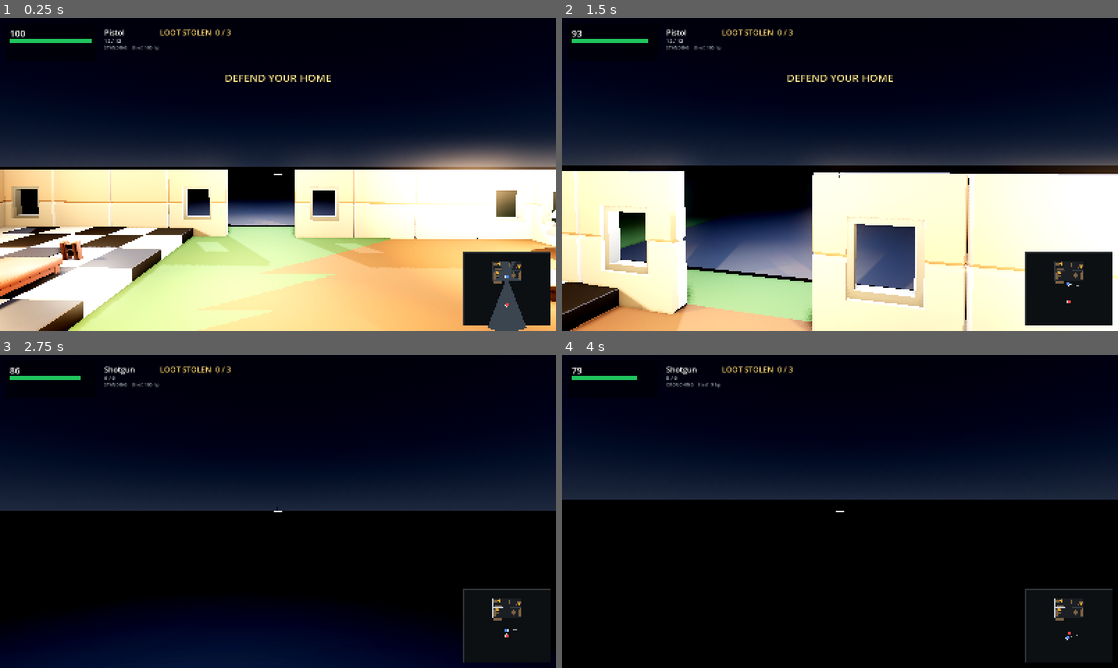
Above: before the commit, frames 1-4 (two rows, left to right).
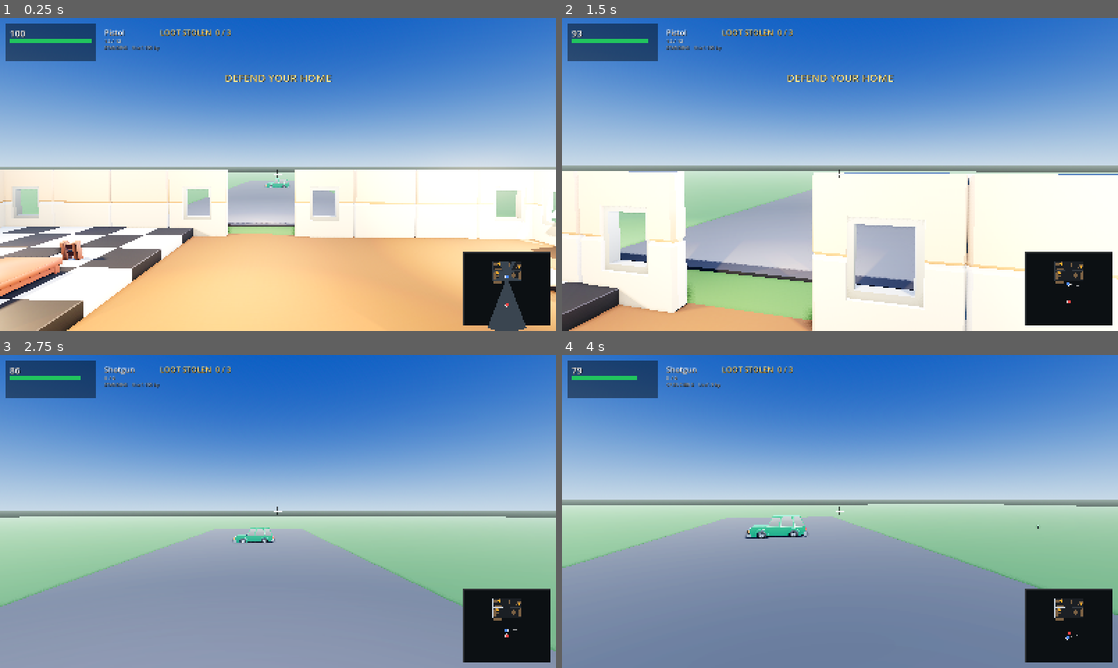
Above: after the commit, the same moments.

Repository: richardbrandel/home-invasion-godot
Game: Godot game, scene res://scenes/main.tscn
Two runs of this game, one before a commit and one after it. Both use one fixed random seed, a clock stepped at 60 frames per second and the inputs below.
Inputs (mouse positions are in pixels of both pictures, inside the frame that each line leads up to):
- Up to frame 1 (0.25 s): no input
- Up to frame 2 (1.5 s): tap Enter at 0.5, 0.6 s; move the mouse to (867, 174) at 0.52 s; hold W from 0.53 s (still down); click (867, 174) at 0.67 s; move the mouse to (812, 174) at 1.27 s; tap 1 at 1.35 s
- Up to frame 3 (2.75 s): keep holding W; move the mouse to (289, 505) at 2.02 s; tap 2 at 2.1 s
- Up to frame 4 (4 s): keep holding W; move the mouse to (834, 517) at 2.77 s; tap R at 2.85 s; click (834, 517) at 2.92 s; move the mouse to (878, 514) at 3.52 s; hold C from 3.53 s (still down)

The runs differ from the first frame. In frame 1, 75% of the frame differs, in the area x 0-100%, y 0-100%; in frame 2, 72%; in frame 3, 96%; in frame 4, 96%.

Commit message:
Arm the intruder properly, and make it daytime
Two reports from play.

1. He was shooting with no handgun. He now carries a pistol, drawn only while his
   hands are free - and the sim now agrees with the model: he cannot fire at all
   while carrying the loot, because one hand is on it. Prop and rule match, so a
   holstered gun never shoots and a drawn one always could. THIEF_FIRE_CARRYING goes
   with the rule.

2. Daytime, so the van and the intruder's approach are actually visible. Dusk looked
   better and the old values are recorded in a comment so the mood can be restored.
   It needed three things beyond a palette change:

   - A ceiling. Godot does not occlude light, so the daylight key reached straight
     into every room and the interior became a roofless diorama with the warm
     practicals washed out.
   - The sun flipped from Y=36 to Y=216. It travels along its own -Z, so at 36 it lit
     the intruder from behind and he came up the drive as a black silhouette with no
     visible pistol.
   - The van was a shoebox - measured 0.94 m long. The city vehicles are authored at
     roughly 1x, not the 2x of the other KayKit sets, so House.SCALE halved them a
     second time. It carries its own multiplier now.

Also fixes a z-fighting bug that daylight exposed: the interior wood floor's top face
sat at exactly y = 0, the same plane as the exterior lawn, so every interior floor was
a jagged green/brown mess. Raised to +0.02.

39 tests pass; the seven-behaviour heist probe still completes 7/7 with zero re-routes.

Diff:
--- a/scripts/game.gd
+++ b/scripts/game.gd
@@ -122,18 +122,24 @@
 	env.background_mode = Environment.BG_SKY
 	var sky := Sky.new()
 	var sm := ProceduralSkyMaterial.new()
-	# Deep dusk, not a void: the first pass crushed these to near-black and the
-	# whole upper frame read as a hole rather than a sky.
-	sm.sky_top_color = Color(0.100, 0.130, 0.200)
-	sm.sky_horizon_color = Color(0.235, 0.260, 0.310)
-	sm.ground_bottom_color = Color(0.055, 0.060, 0.070)
-	sm.ground_horizon_color = Color(0.130, 0.140, 0.155)
+	# Daytime, deliberately. Dusk looked better, but you could not see the van or watch
+	# the intruder cross the driveway, and those are the two things the round is about.
+	# The dusk values are kept here so the mood can be restored: top (0.100,0.130,0.200),
+	# horizon (0.235,0.260,0.310), ground bottom (0.055,0.060,0.070), ground horizon
+	# (0.130,0.140,0.155), sun energy 0.28 in (0.58,0.70,0.95), ambient 0.22.
+	sm.sky_top_color = Color(0.150, 0.330, 0.650)
+	sm.sky_horizon_color = Color(0.640, 0.760, 0.880)
+	sm.ground_bottom_color = Color(0.180, 0.190, 0.180)
+	sm.ground_horizon_color = Color(0.480, 0.540, 0.520)
 	sm.sun_angle_max = 8.0
 	sky.sky_material = sm
 	env.sky = sky
 
 	env.ambient_light_source = Environment.AMBIENT_SOURCE_SKY
-	env.ambient_light_energy = 0.22        # was 0.55 — the flat fill is the enemy
+	# Daylight sky as ambient. Godot does not occlude skylight, so this lights the
+	# interior too — which is exactly why the house now needs a ceiling to keep the
+	# direct sun out (see House.build_all).
+	env.ambient_light_energy = 0.55
 
 	env.tonemap_mode = Environment.TONE_MAPPER_ACES
 	env.tonemap_white = 3.0
@@ -144,15 +150,18 @@
 	env.ssao_power = 1.6
 
 	env.glow_enabled = true
-	env.glow_intensity = 0.85
-	env.glow_bloom = 0.12
-	env.glow_hdr_threshold = 0.85
+	env.glow_intensity = 0.45
+	env.glow_bloom = 0.10
+	# daylight pushes most of the frame past the old 0.85 threshold, which bloomed the
+	# whole image; raise it so only genuinely bright things glow
+	env.glow_hdr_threshold = 1.60
 	env.glow_blend_mode = Environment.GLOW_BLEND_MODE_SCREEN
 
 	env.fog_enabled = true
 	env.fog_mode = Environment.FOG_MODE_EXPONENTIAL
-	env.fog_light_color = Color(0.045, 0.055, 0.080)
-	env.fog_density = 0.022
+	# a touch of distance haze, nothing like the night fog this replaces
+	env.fog_light_color = Color(0.600, 0.680, 0.780)
+	env.fog_density = 0.0035
 	# fog_sky_affect=1.0 tints the SKY with the fog colour, which crushed the whole
 	# upper frame to black. Let the sky show through; the fog still works on geometry.
 	env.fog_sky_affect = 0.0
@@ -160,18 +169,23 @@
 
 	env.adjustment_enabled = true
 	env.adjustment_brightness = 1.0
-	env.adjustment_contrast = 1.30
-	env.adjustment_saturation = 0.82
+	env.adjustment_contrast = 1.06
+	env.adjustment_saturation = 1.0
 
 	we.environment = env
 	add_child(we)
 
-	# --- one weak, cool key from outside. Not the main source; it exists to
-	#     separate the house from the night and to cast the exterior shadows.
+	# --- the sun, now the key light. It used to be a weak cool rim whose only job was
+	#     to separate the house from the night; outside is meant to be readable now, so
+	#     this carries the daylight and casts the exterior shadows.
 	sun = DirectionalLight3D.new()
-	sun.rotation_degrees = Vector3(-38, 36, 0)
-	sun.light_color = Color(0.58, 0.70, 0.95)
-	sun.light_energy = 0.28
+	# Y = 216, not 36: the light travels along its own -Z, so at 36 it came from the
+	# south and left the intruder's front — the side you look at as he walks up the
+	# drive — in shadow, a black silhouette with no visible pistol. Flipped, he is lit
+	# as he approaches, which is the whole point of the daylight change.
+	sun.rotation_degrees = Vector3(-52, 216, 0)
+	sun.light_color = Color(1.0, 0.96, 0.88)
+	sun.light_energy = 1.25
 	sun.shadow_enabled = true
 	sun.directional_shadow_max_distance = 70.0
 	sun.shadow_bias = 0.03
@@ -256,6 +270,9 @@
 		add_child(thief_actor.root)
 		House.ground_node(thief_actor.root)
 		thief_actor.ground_offset = thief_actor.root.position.y
+		# he carries a pistol as well; _update_actors holsters it while he is loaded up
+		thief_actor.attach_weapon()
+		thief_actor.set_weapon("pistol")
 
 	# a separate body so bullet rays can tell the thief from the scenery
 	thief_hitbox = StaticBody3D.new()
@@ -614,6 +631,15 @@
 	thief_actor.root.visible = true
 	thief_hitbox.position = Vector3(tp.x, 0, tp.y)
 
+	var sees: bool = thief["alive"] and playing \
+		and Sim.can_see(tp, player["pos"], Sim.THIEF_SIGHT)
+
+	# His pistol is out only while his hands are free — which is precisely when the
+	# sim lets him fire. Prop and rule agree, so a holstered gun never shoots and a
+	# drawn one always could.
+	thief_actor.set_weapon("pistol" if (thief["alive"] and thief["carry"] == "") else "none")
+	thief_actor.update_weapon(_thief_aim(tp, sees))
+
 	if not thief["alive"]:
 		if thief_actor.has_clip(Actor.DEATH):
 			thief_actor.play(Actor.DEATH, 1.0)
@@ -621,7 +647,6 @@
 	else:
 		thief_hitbox.collision_layer = LAYER_THIEF
 		var moving: bool = playing and (thief["route"] as Array).size() > 0
-		var sees: bool = playing and Sim.can_see(tp, player["pos"], Sim.THIEF_SIGHT)
 		if thief["carry"] != "" or moving:
 			# He only ever moves at THIEF_SPEED, so the run clip — authored at
 			# 5.6 m/s — played as a slow-motion sprint on the spot. The walk clip
@@ -665,6 +690,18 @@
 
 
 # ------------------------------------------------------------------ combat
+## Where the intruder points his pistol: at the homeowner when he can actually see
+## him, and straight ahead otherwise. Tracking you through a wall would look wrong,
+## and the sim already runs the same sight test for his trigger finger.
+func _thief_aim(tp: Vector2, sees: bool) -> Vector3:
+	var from := Vector3(tp.x, 1.30, tp.y)
+	# Sim measures yaw from +X toward +Z, so his facing is (cos, sin) in XZ
+	var to := from + Vector3(cos(thief["yaw"]), 0.0, sin(thief["yaw"]))
+	if sees and player["alive"]:
+		to = Vector3(player["pos"].x, Sim.EYE_HEIGHT, player["pos"].y)
+	return (to - from).normalized()
+
+
 func _aim_dir() -> Vector3:
 	return -cam.global_transform.basis.z
 
--- a/scripts/house.gd
+++ b/scripts/house.gd
@@ -13,6 +13,9 @@
 ## the moment an asset is swapped.
 
 const SCALE := 0.5
+## The city vehicles are authored at roughly 1x, not the 2x of the other KayKit sets,
+## so they need their own multiplier on top of SCALE or they come out toy-sized.
+const VAN_SCALE := 2.5
 const A := "res://assets/kaykit/"
 
 # KayKit's modular wall panel is 4.00 x 4.00 x 0.50 m at source scale.
@@ -89,7 +92,10 @@
 	var fbox := BoxMesh.new()
 	fbox.size = Vector3(house.size.x, 0.1, house.size.y)
 	f.mesh = fbox
-	f.position = Vector3(house.position.x + house.size.x * 0.5, -0.05,
+	# top face at +0.02 rather than 0.0: the exterior lawn is a plane at y = 0 over the
+	# same footprint, and once the scene went daylight the two z-fought into a jagged
+	# green/brown mess across every interior floor
+	f.position = Vector3(house.position.x + house.size.x * 0.5, -0.03,
 		house.position.y + house.size.y * 0.5)
 	f.material_override = _flat(Color(0.40, 0.29, 0.19))
 	parent.add_child(f)
@@ -138,6 +144,27 @@
 ## was recoloured offline into wall_texture_clean.png (teal pixels only), and the
 ## walls point at that copy. Everything else still samples the original.
 static var _wall_mat: StandardMaterial3D
+
+
+## A ceiling across the whole footprint.
+##
+## Without one the daylight key reaches straight into every room. Godot does not
+## occlude light — the walls block only what they physically cover — so switching the
+## scene from dusk to day turned the interior into a roofless diorama with the warm
+## practicals washed out. The underside is all the camera ever sees, so it is plain
+## warm plaster rather than a roof.
+static func build_ceiling(parent: Node3D) -> void:
+	var house := Sim.HOUSE
+	var c := MeshInstance3D.new()
+	var box := BoxMesh.new()
+	box.size = Vector3(house.size.x, 0.22, house.size.y)
+	c.mesh = box
+	c.position = Vector3(house.position.x + house.size.x * 0.5,
+		WALL_TARGET_H + 0.11,
+		house.position.y + house.size.y * 0.5)
+	c.material_override = _flat(Color(0.80, 0.78, 0.74))
+	c.name = "Ceiling"
+	parent.add_child(c)
 
 
 static func use_clean_wall_texture(inst: Node3D) -> void:
@@ -262,10 +289,15 @@
 	drive.material_override = _flat(Color(0.28, 0.28, 0.29))
 	parent.add_child(drive)
 
-	# the van — the loot has to go somewhere
+	# the van — the loot has to go somewhere.
+	# NOTE: the city set is NOT authored at the same 2x scale as the restaurant and
+	# character sets. At House.SCALE = 0.5 the station wagon measures about 0.94 m
+	# long — a shoebox, invisible from the house even in daylight — so it carries its
+	# own multiplier.
 	var van := place(parent, "city", "car_stationwagon",
 		Vector3(Sim.VAN.position.x + Sim.VAN.size.x * 0.5, 0,
-			Sim.VAN.position.y + Sim.VAN.size.y * 0.5), PI * 0.5)
+			Sim.VAN.position.y + Sim.VAN.size.y * 0.5), PI * 0.5, true,
+		Vector3(VAN_SCALE, VAN_SCALE, VAN_SCALE))
 	if van != null:
 		van.name = "Van"
 
@@ -283,6 +315,7 @@
 	build_exterior(parent)
 	build_floors(parent)
 	build_walls(parent)
+	build_ceiling(parent)
 	build_furniture(parent)
 
 
--- a/scripts/sim.gd
+++ b/scripts/sim.gd
@@ -120,7 +120,6 @@
 const THIEF_DAMAGE := 7
 const THIEF_SIGHT := 26.0
 const THIEF_FIRE_HUNTING := 1.35
-const THIEF_FIRE_CARRYING := 1.9
 const THIEF_MAG := 8
 const THIEF_RELOAD := 1.5
 const GRAB_RANGE := 1.4
@@ -543,13 +542,17 @@
 	# cover during this same step, and firing through a wall would be a bug.
 	var can: bool = player["alive"] and \
 		tpos.distance_to(ppos) < THIEF_SIGHT and not los_blocked(tpos, ppos)
-	if can and thief["reloading"] <= 0.0 and thief["cd"] <= 0.0:
+	# He cannot fire with his hands full — one hand is on the loot, which is the whole
+	# point of the trip. This is the rule that matches the pistol being holstered while
+	# he carries. `can` still means line of sight, not permission to shoot.
+	var may_fire: bool = can and thief["carry"] == ""
+	if may_fire and thief["reloading"] <= 0.0 and thief["cd"] <= 0.0:
 		if thief["mag"] <= 0:
 			thief["reloading"] = THIEF_RELOAD
 			thief["mag"] = THIEF_MAG
 		else:
 			thief["mag"] -= 1
-			thief["cd"] = THIEF_FIRE_CARRYING if thief["carry"] != "" else THIEF_FIRE_HUNTING
+			thief["cd"] = THIEF_FIRE_HUNTING
 			events.append({"type": "thiefShot", "spread": 0.10, "dmg": THIEF_DAMAGE})
 	return can
 
--- a/test/test_sim.gd
+++ b/test/test_sim.gd
@@ -235,6 +235,28 @@
 			Sim.remaining(loot) == 0,
 			"delivered %d/3 in %.0fs with %d re-routes" % [3 - Sim.remaining(loot), t2, rr])
 
+	# ---- the intruder's hands: free means armed, carrying means not
+	_banner("the intruder cannot fire with his hands full")
+	for carrying in [false, true]:
+		player = Sim.create_player()
+		thief = Sim.create_thief()
+		loot = Sim.create_loot()
+		thief["pos"] = (player["pos"] as Vector2) + Vector2(0, 2.0)
+		thief["prev"] = thief["pos"]
+		thief["carry"] = "TV" if carrying else ""
+		thief["cd"] = 0.0
+		thief["mag"] = 8
+		thief["reloading"] = 0.0
+		events = []
+		Sim.step_thief(thief, player, loot, events, dt)
+		var fired := false
+		for ev in events:
+			if ev["type"] == "thiefShot":
+				fired = true
+		check("does NOT fire while carrying the loot" if carrying else "fires when his hands are free",
+			fired != carrying,
+			"fired=%s carrying=%s" % [fired, carrying])
+
 	# ---- thief stays in bounds
 	player = Sim.create_player()
 	thief = Sim.create_thief()
